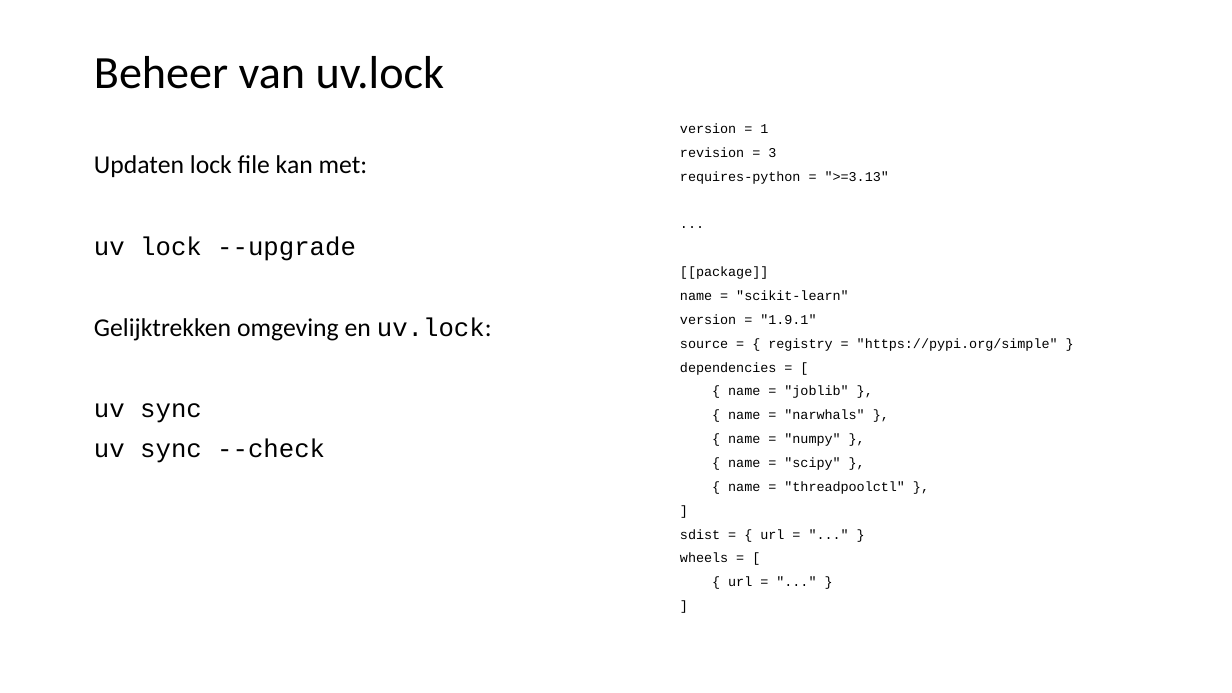
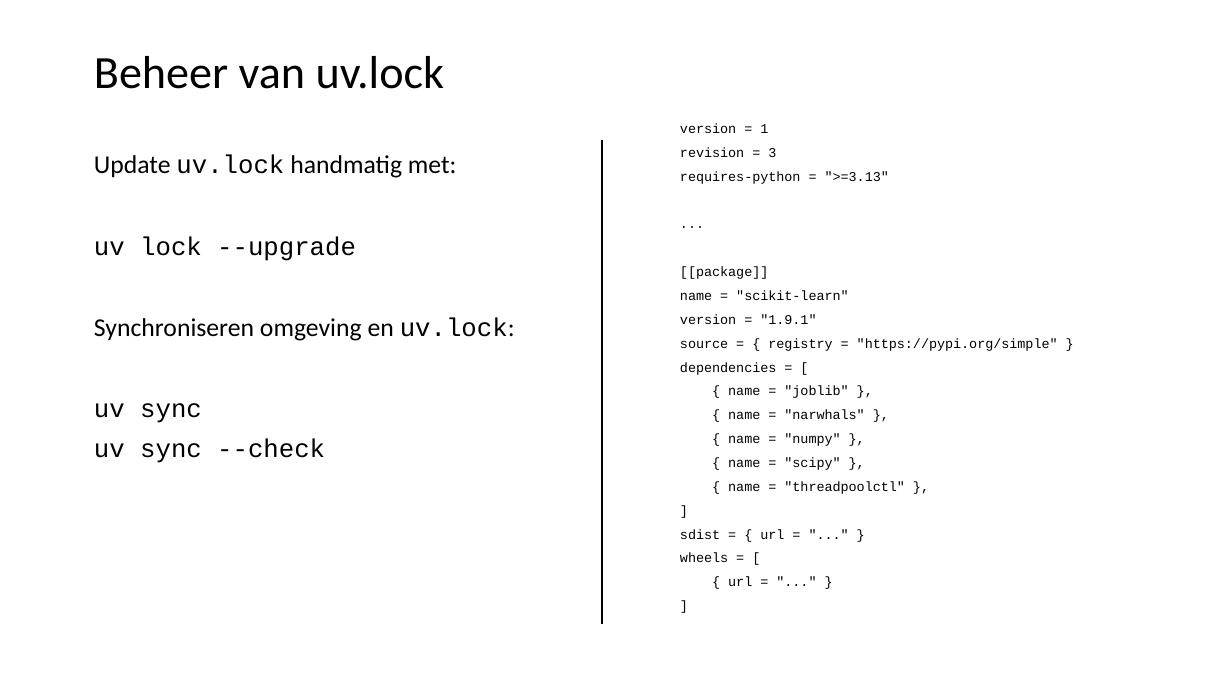
Before and after one commit to LFKoning/knowledge-sharing, a slide deck: slide 29 of python_course_4p/1_venv_package/1_venv_package.pptx (slide 28 before the commit). Drawn at 1232x693 pixels with LibreOffice and Linux fonts; fonts in the diff are those of the drawing. Boxes give left, top, right and bottom in pixels: in the first picture for what was removed or moved away, otherwise in the second. Text is boxed around its words. In the diff, an @@ line names an element or a change of style, - is before the commit and + after.

```diff
--- a/python_course_4p/1_venv_package/1_venv_package.pptx
+++ b/python_course_4p/1_venv_package/1_venv_package.pptx
@@ line added from (603, 140) to (603, 625), #000000 1.5 pt @@
@@ text at bbox=[94, 155, 457, 178]: text changed @@
-Updaten lock file kan met:
+Update uv.lock handmatig met:
@@ text at bbox=[94, 317, 515, 341]: text changed @@
-Gelijktrekken omgeving en uv.lock:
+Synchroniseren omgeving en uv.lock:
```
Also in this commit, not shown: 25 other slides changed, 1 slide added, 6 other files.
